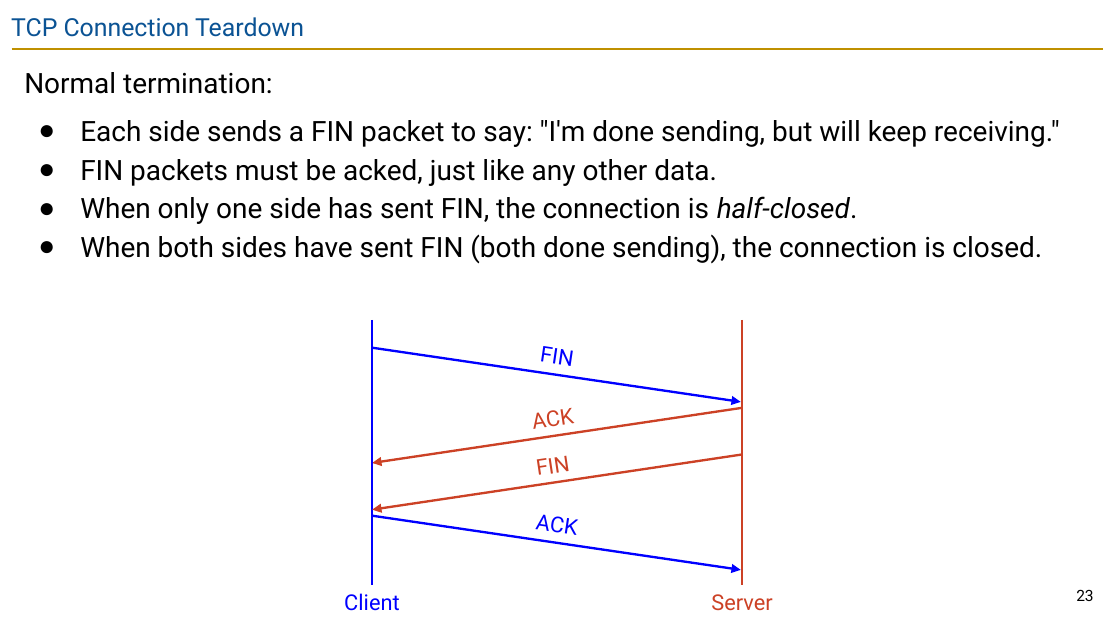
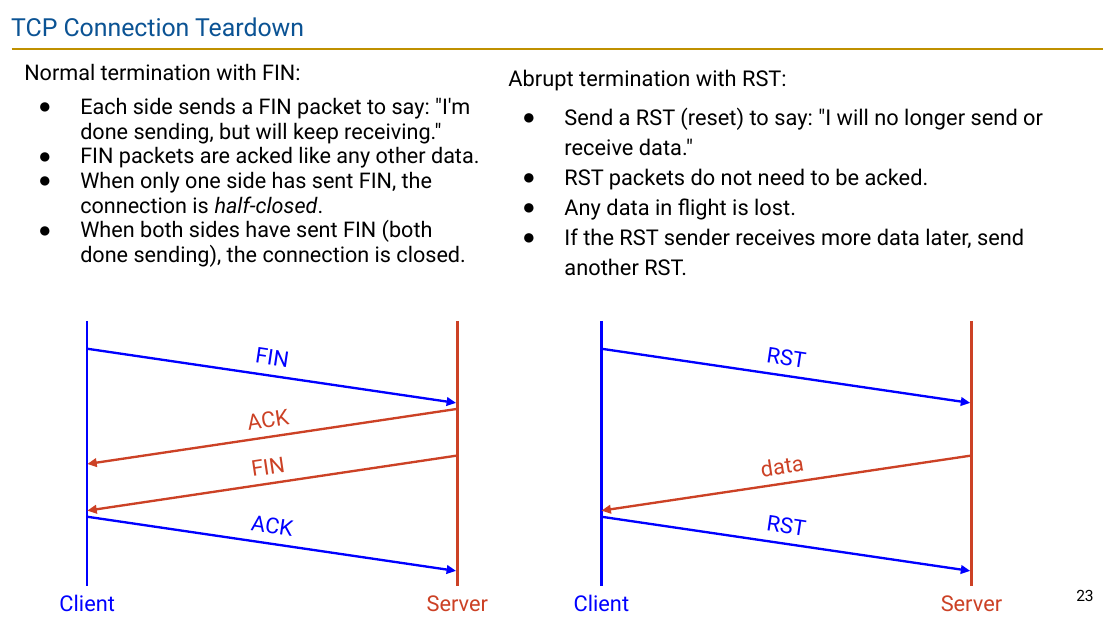
Before and after one commit to guhofstra/CSC175Sp26, a slide deck: slide 23 of PPTs/Lecture 11 - TCP Implementation.pptx. Drawn at 1120x630 pixels with LibreOffice and Linux fonts; fonts in the diff are those of the drawing. Boxes give left, top, right and bottom in pixels: in the first picture for what was removed or moved away, otherwise in the second. Text is boxed around its words. In the diff, an @@ line names an element or a change of style, - is before the commit and + after.

```diff
--- a/PPTs/Lecture 11 - TCP Implementation.pptx
+++ b/PPTs/Lecture 11 - TCP Implementation.pptx
@@ text at box(24, 63, 300, 81): text changed; size 18 to 13.9 pt @@
-Normal termination:
+Normal termination with FIN:
@@ text added at box(508, 69, 1043, 276), 14 pt, text #000000 @@
+Abrupt termination with RST:
+● Send a RST (reset) to say: "I will no longer send or receive data."
+● RST packets do not need to be acked.
+● Any data in flight is lost.
+● If the RST sender receives more data later, send another RST.
@@ text at box(80, 97, 470, 267): size 18 to 13.9 pt in "Each side sends a FIN packet to ...", "When only one side has sent FIN, ...", "When both sides have sent FIN (both ..."; line spacing 1.15 to 0.95 @@
@@ text at box(80, 143, 479, 168): text changed; size 18 to 13.9 pt @@
-● FIN packets must be acked, just like any other data.
+● FIN packets are acked like any other data.
@@ 6 texts, 4 arrows, 2 lines: place and size @@
-6 texts, 4 arrows, 2 lines at box(344, 320, 772, 611)
+6 texts, 4 arrows, 2 lines at box(59, 321, 488, 612)
@@ line added from (601, 321) to (601, 586), #0000FF 1.5 pt @@
@@ line added from (971, 321) to (971, 586), #CC4125 1.5 pt @@
@@ arrow added from (601, 348) to (970, 403), #0000FF 1.5 pt @@
@@ text added at box(736, 334, 836, 382), 14 pt, text #0000FF @@
+RST
@@ text added at box(732, 442, 832, 491), 14 pt, text #CC4125 @@
+data
@@ arrow added from (971, 456) to (601, 511), #CC4125 1.5 pt @@
@@ text added at box(736, 502, 836, 550), 14 pt, text #0000FF @@
+RST
@@ arrow added from (601, 516) to (970, 571), #0000FF 1.5 pt @@
@@ text added at box(574, 594, 630, 612), 14 pt, text #0000FF @@
+Client
@@ text added at box(941, 595, 1002, 612), 14 pt, text #CC4125 @@
+Server
```
Also in this commit, not shown: 5 other slides changed, 1 slide removed, 8 other files.
